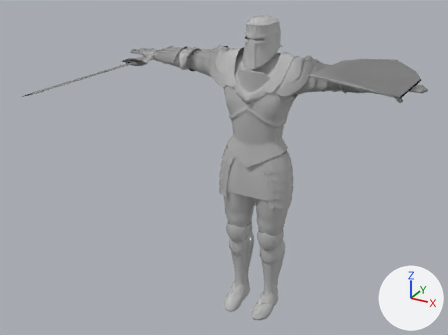
One commit to the FBX model GameTemplate/Game/Assets/modelData/player/player2.fbx: the scene before it, then after it.
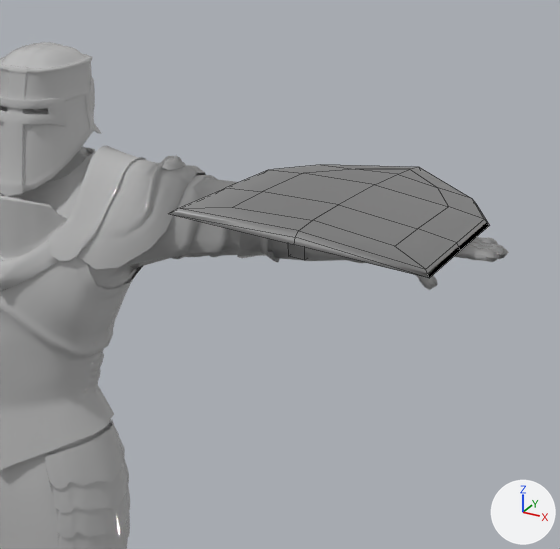
The first picture shows the older version from a camera (50 mm lens) standing at (1.369, -2.862, 2.284) and looking at (-0.118, -0.158, 0.932). The close-ups show both versions on the part from 55% to 100% of the width and 0% to 58% of the height of that picture. Lighting does not change. The marker at lower right points along +X, +Y and +Z. The close-ups show mesh edges as thin lines. Where no turn or scale is listed for an object, it has been applied to the vertices.

Names of what the first close-up shows: 'Paladin_J_Nordstrom', 'Paladin_J_Nordstrom_Helmet', 'Paladin_J_Nordstrom_Shield'.
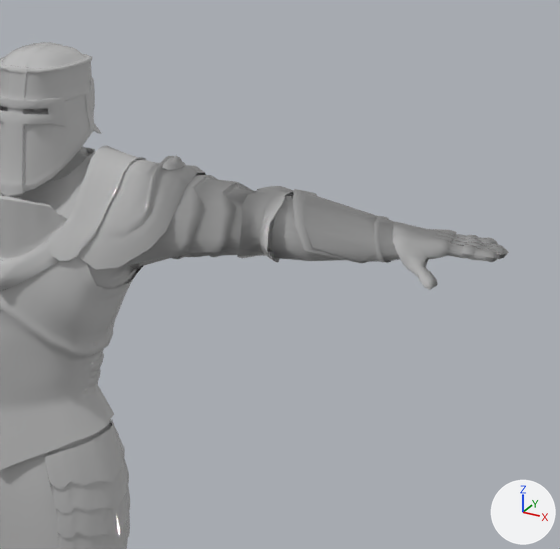
The change in detail:
Object 'Paladin_J_Nordstrom_Shield' (ob_paladin_j_nordstrom_shield) is deleted.

What differs and where, as boxes [x1, y1, x2, y2] in the close-ups (560 x 549 px):
'Paladin_J_Nordstrom_Shield', deleted: before [169, 165, 489, 278]
